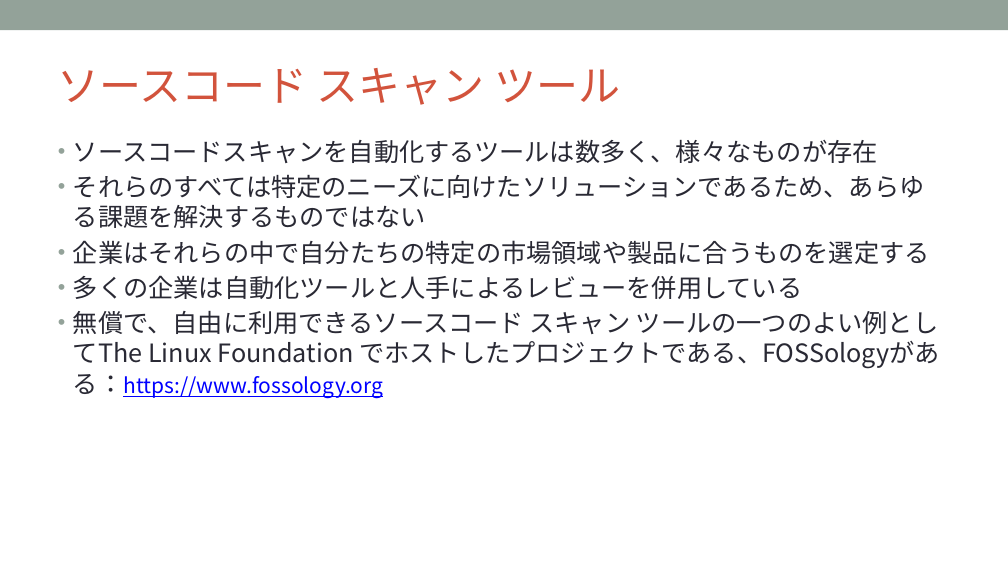
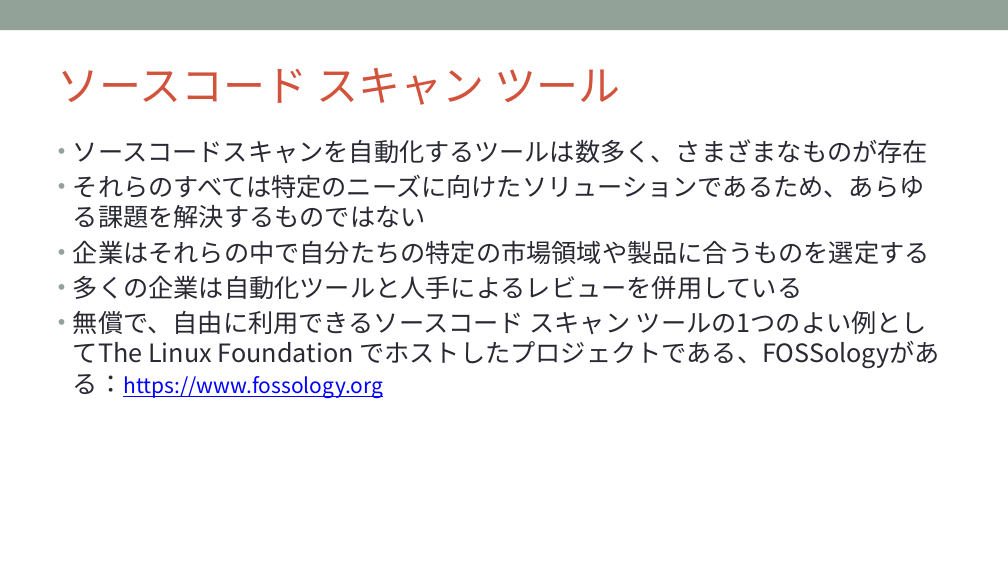
Before and after one commit to OpenChain-Project/Curriculum-Translation-JP, a slide deck: slide 49 of RELEASE/openchain-curriculum-for-1-1_JP.pptx. Drawn at 1008x567 pixels with LibreOffice and Linux fonts; fonts in the diff are those of the drawing; background and template pictures are left out. Boxes give left, top, right and bottom in pixels: in the first picture for what was removed or moved away, otherwise in the second. Text is boxed around its words. In the diff, an @@ line names an element or a change of style, - is before the commit and + after.

```diff
--- a/RELEASE/openchain-curriculum-for-1-1_JP.pptx
+++ b/RELEASE/openchain-curriculum-for-1-1_JP.pptx
@@ text at <box>73,139,928,163</box>: text changed @@
-• ソースコードスキャンを自動化するツールは数多く、様々なものが存在
+• ソースコードスキャンを自動化するツールは数多く、さまざまなものが存在
@@ text at <box>73,311,940,398</box>: text changed @@
-• 無償で、自由に利用できるソースコード スキャン ツールの一つのよい例としてThe Linux Foundation でホストしたプロジェクトである、FOSSologyがある：https://www.fossology.org
+• 無償で、自由に利用できるソースコード スキャン ツールの1つのよい例としてThe Linux Foundation でホストしたプロジェクトである、FOSSologyがある：https://www.fossology.org
```
Also in this commit, not shown: 12 other slides changed.
